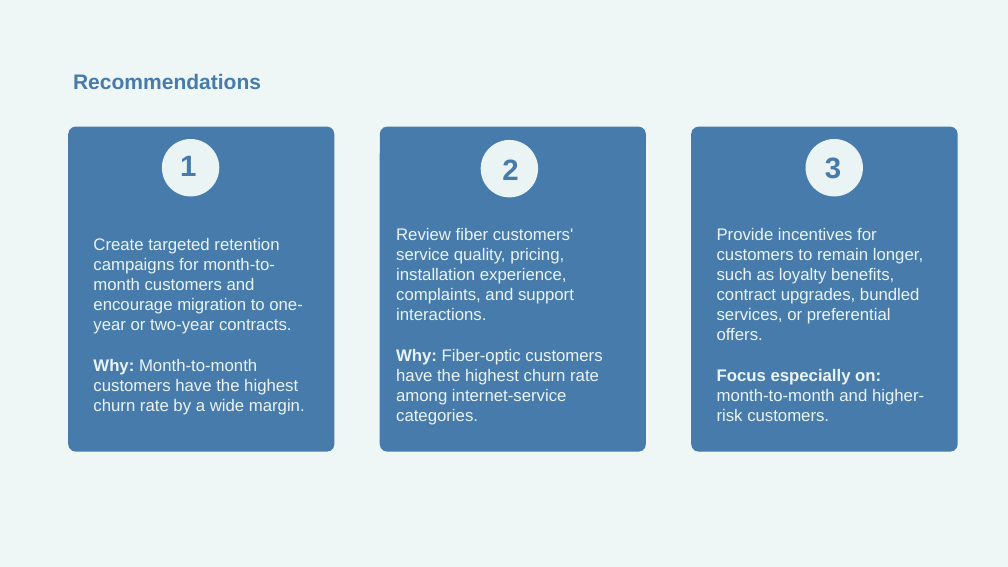
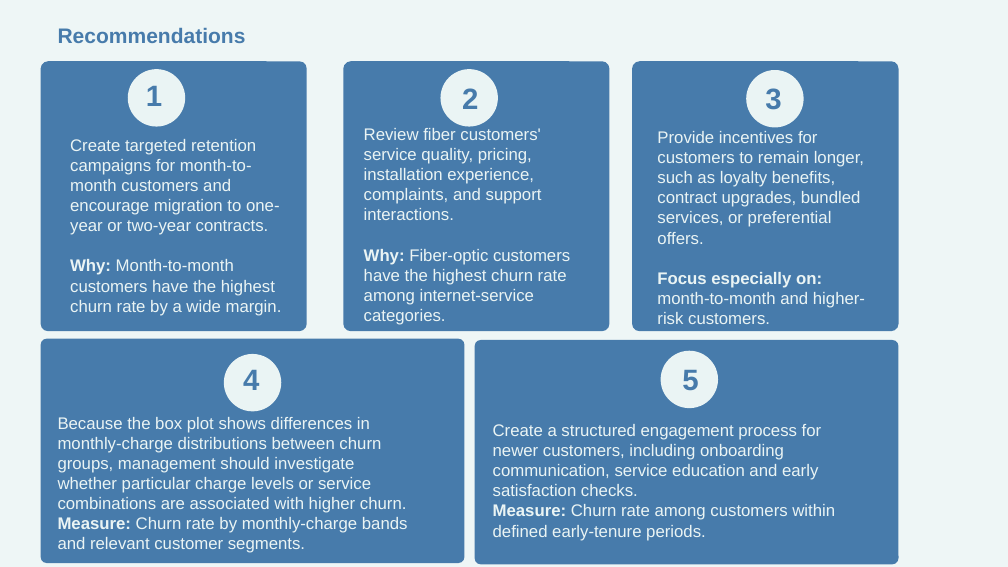
Before and after one commit to chidinmaonyemachi/telco-customer-churn-analysis, a slide deck: slide 10 of presentation/03_Telco_Churn_Analysis_Presentation.pptx (slide 9 before the commit). Drawn at 1008x567 pixels with LibreOffice and Linux fonts; fonts in the diff are those of the drawing. Boxes give left, top, right and bottom in pixels: in the first picture for what was removed or moved away, otherwise in the second. Text is boxed around its words. In the diff, an @@ line names an element or a change of style, - is before the commit and + after.

```diff
--- a/presentation/03_Telco_Churn_Analysis_Presentation.pptx
+++ b/presentation/03_Telco_Churn_Analysis_Presentation.pptx
@@ text "Recommendations": place and size @@
-text "Recommendations" at [73, 74, 261, 89]
+text "Recommendations" at [58, 28, 246, 43]
@@ rounded rectangle: place and size @@
-rounded rectangle at [68, 126, 334, 451]
+rounded rectangle at [41, 61, 307, 331]
@@ ellipse: place and size @@
-ellipse at [162, 139, 219, 197]
+ellipse at [128, 69, 185, 126]
@@ text "1": place and size @@
-text "1" at [180, 156, 196, 176]
+text "1" at [146, 86, 162, 106]
@@ rounded rectangle: place and size @@
-rounded rectangle at [380, 126, 646, 451]
+rounded rectangle at [343, 61, 609, 331]
@@ ellipse: place and size @@
-ellipse at [481, 140, 538, 197]
+ellipse at [441, 69, 498, 126]
@@ text "2": place and size @@
-text "2" at [502, 159, 518, 180]
+text "2" at [462, 88, 478, 109]
@@ rounded rectangle: place and size @@
-rounded rectangle at [691, 126, 957, 451]
+rounded rectangle at [632, 61, 898, 331]
@@ ellipse: place and size @@
-ellipse at [806, 139, 864, 197]
+ellipse at [746, 70, 804, 128]
@@ text "3": place and size @@
-text "3" at [825, 157, 841, 179]
+text "3" at [765, 88, 781, 110]
@@ text "Create targeted retention campaigns for ...": place and size @@
-text "Create targeted retention campaigns for ..." at [93, 238, 305, 415]
+text "Create targeted retention campaigns for ..." at [70, 139, 282, 316]
@@ text "Review fiber customers' service quality, ...": place and size @@
-text "Review fiber customers' service quality, ..." at [396, 228, 602, 425]
+text "Review fiber customers' service quality, ..." at [364, 126, 570, 325]
@@ text "Provide incentives for customers to ...": place and size @@
-text "Provide incentives for customers to ..." at [717, 228, 924, 421]
+text "Provide incentives for customers to ..." at [657, 131, 865, 324]
@@ rounded rectangle added at [41, 339, 465, 563], fill #477BAB @@
@@ ellipse added at [224, 354, 281, 411], fill #EAF4F4 @@
@@ rounded rectangle added at [475, 340, 899, 565], fill #477BAB @@
@@ ellipse added at [661, 351, 718, 408], fill #EAF4F4 @@
@@ text added at [243, 370, 259, 390], 28 pt, text #477BAB, bold @@
+4
@@ text added at [682, 370, 698, 391], 28 pt, text #477BAB, bold @@
+5
@@ text added at [58, 417, 408, 553], 16 pt, text #EAF4F4 @@
+Because the box plot shows differences in monthly-charge distributions between churn groups, management should investigate whether particular charge levels or service combinations are associated with higher churn.
+Measure: Churn rate by monthly-charge bands and relevant customer segments.
@@ text added at [493, 424, 835, 541], 16 pt, text #EAF4F4 @@
+Create a structured engagement process for newer customers, including onboarding communication, service education and early satisfaction checks.
+Measure: Churn rate among customers within defined early-tenure periods.
```
Also in this commit, not shown: 6 other slides changed, 1 slide added.
